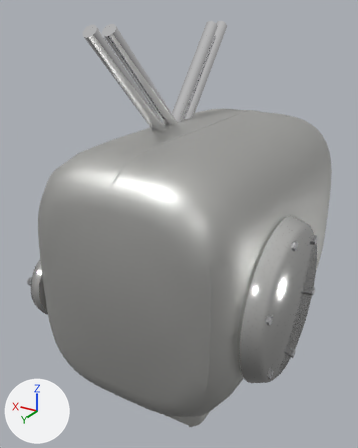
A saved change to the glTF model assets/bike_parts/engine/vtwin45_1450.glb.
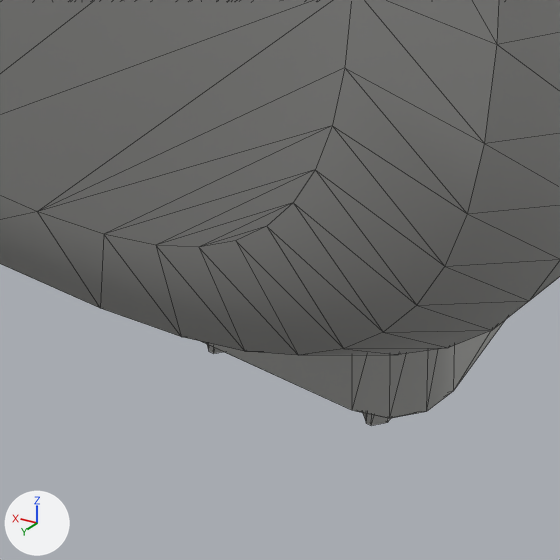
There are two pictures of each version: one whole from a 50 mm camera at (-0.247, 0.467, 0.244) aimed at (0.023, 0.018, 0.019), one close up on the part from 37% to 61% of the width and 81% to 100% of the height. The axes (+X, +Y, +Z) are drawn at lower left. The lights are the same throughout. The last two pictures show the newer version. The close-ups show mesh edges as thin lines. Objects named as collision shapes, trigger or cutter boxes, shadow casters or lower levels of detail are left out. Where no turn or scale is listed for an object, it has been applied to the vertices. Vertices at exactly the same position are counted once.

The older version as bpy lines, for what is in view:
```python
me_lod0 = bpy.data.meshes.new('lod0')
me_lod0.from_pydata(...)  # 1920 vertices, 3744 faces; spans x -0.132..0.136, y -0.17..0.17, z -0.174..0.233
# faces by material slot: [1956, 760, 200, 828]
me_lod0.materials.append(mat_cast_alloy)  # light grey #cbcbc8
me_lod0.materials.append(mat_polished_alloy)  # white #f1f1ef
me_lod0.materials.append(mat_raw_steel)  # grey #b3b3b5
me_lod0.materials.append(mat_chrome)  # white #f9f9fa
ob_lod0 = bpy.data.objects.new('lod0', me_lod0)
ob_lod0.location = (0.0, 0.0, 0.0)
```
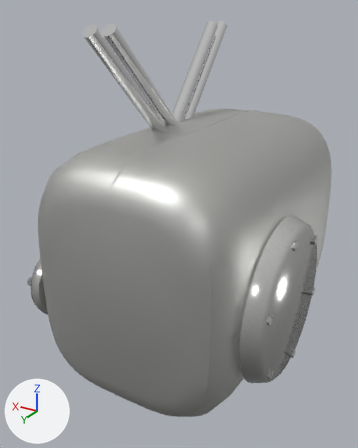
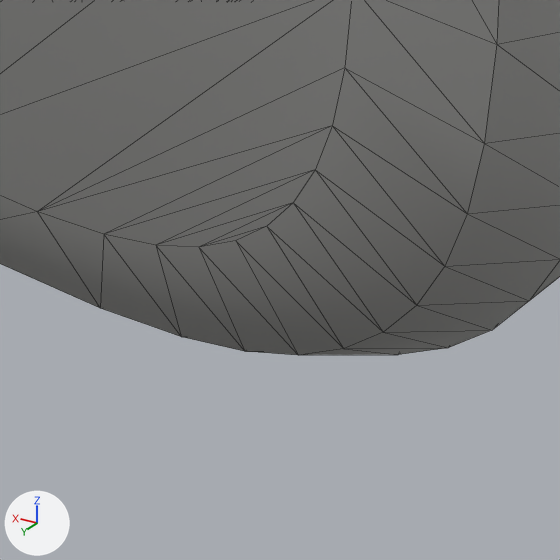
Pixel boxes [x1, y1, x2, y2] of what changed, in the close-ups (560 x 560 px):
```json
{"object": "lod0", "change": "reshaped", "before": [0, 0, 560, 426], "after": [0, 0, 560, 355]}
{"part": 1, "of": "me_lod0", "change": "deleted", "before": [201, 320, 505, 426]}
```

Scene script edits in JSON lines:
```json
{"block": "me_lod0", "where": "# used by ob_lod0; location = (0.0, 0.0, 0.0)"}
{"op": "remove", "block": "me_lod0", "code": "me_lod0.from_pydata(...)  # 1920 vertices, 3744 faces; spans x -0.132..0.136, y -0.17..0.17, z -0.174..0.233"}
{"op": "add", "block": "me_lod0", "code": "me_lod0.from_pydata(...)  # 1780 vertices, 3488 faces; spans x -0.132..0.136, y -0.17..0.17, z -0.131..0.233"}
{"block": "me_lod0", "change": "me_lod0 part 1: 6 loose pieces with 140 vertices, spanning x -0.06..0.06, y -0.1..0.12, z -0.174..-0.125, are deleted"}
```
